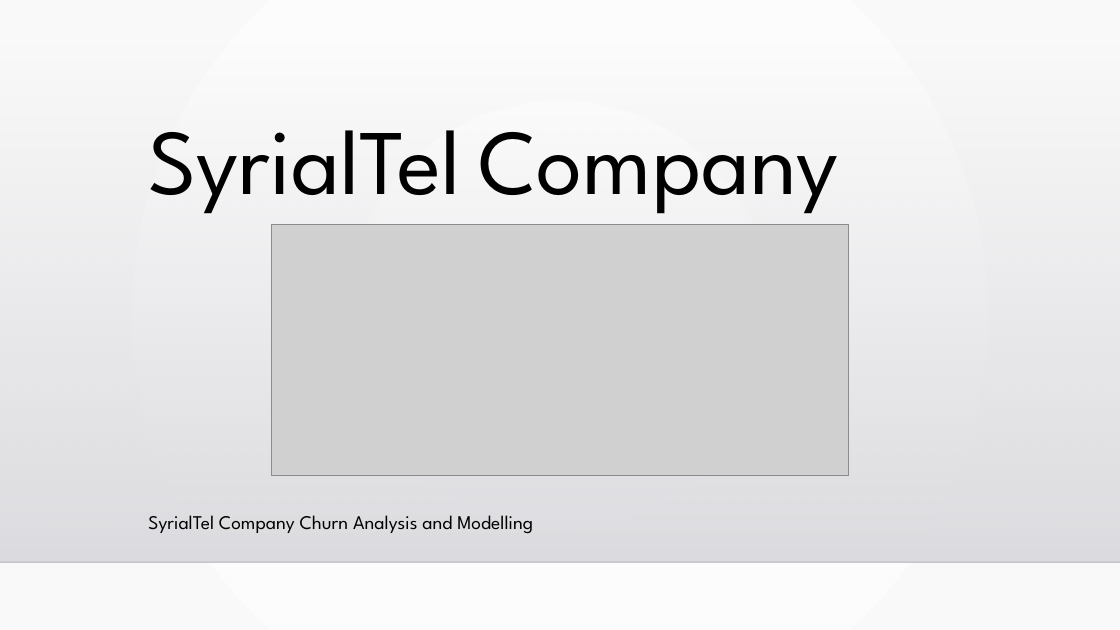
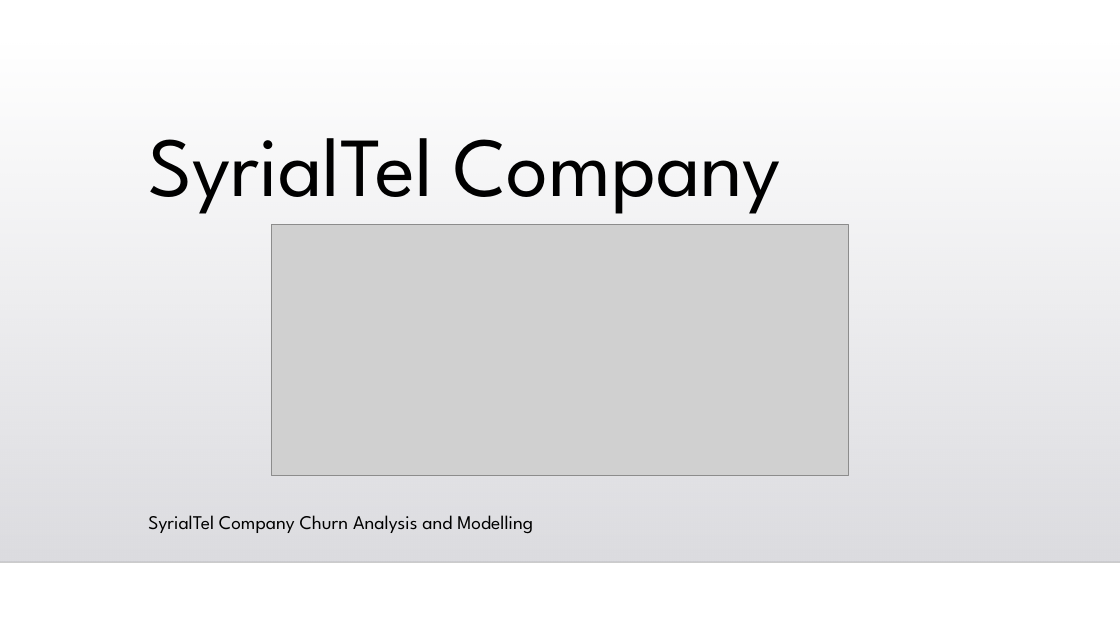
Before and after one commit to oscar066/Phase_3_project, a slide deck: slide 1 of SyrialTel.pptx. Drawn at 1120x630 pixels with LibreOffice and Linux fonts; fonts in the diff are those of the drawing; grey boxes stand for pictures; background and template pictures are left out. Boxes give left, top, right and bottom in pixels: in the first picture for what was removed or moved away, otherwise in the second. Text is boxed around its words. In the diff, an @@ line names an element or a change of style, - is before the commit and + after.

```diff
--- a/SyrialTel.pptx
+++ b/SyrialTel.pptx
@@ background gradient #FFFFFF to #FAFAFA to picture (left out) @@
@@ title "SyrialTel Company": place and size @@
-title "SyrialTel Company" at [148, 130, 839, 214]
+title "SyrialTel Company" at [148, 138, 782, 214]
@@ title "SyrialTel Company" at [148, 138, 782, 214]: size 79.2 to 72 pt @@
```
Also in this commit, not shown: 7 other slides changed, 5 slides added, 10 other files.
